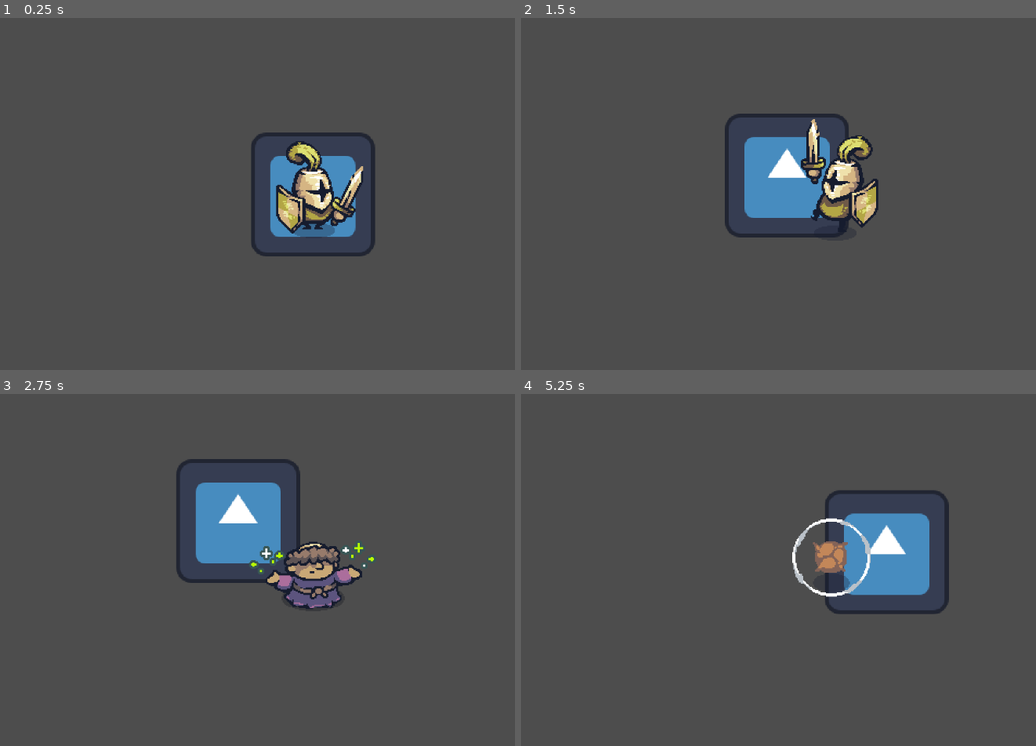
Above: before the commit, frames 1-4 (two rows, left to right).
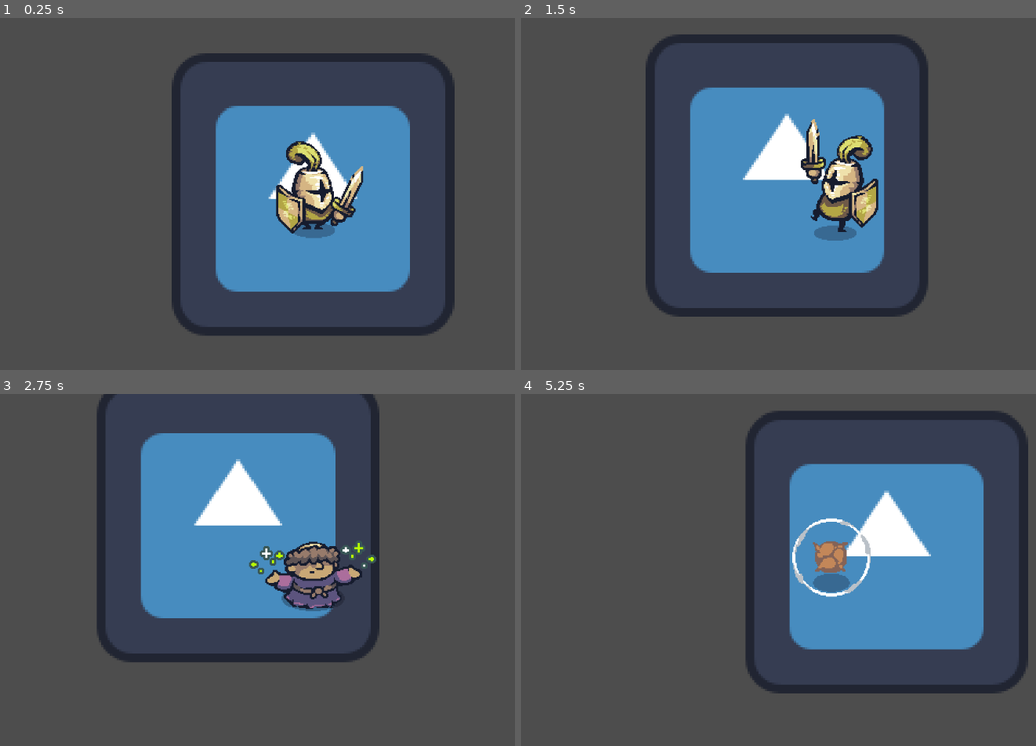
Above: after the commit, the same moments.

Repository: ccxavi/echoes
Game: Godot game, scene res://scenes/game.tscn
Two runs of this game, one before a commit and one after it. Both use one fixed random seed, a clock stepped at 60 frames per second and the inputs below. The engine's default icon, where the game draws it, is replaced by a stand-in: a white triangle on a blue panel in a dark square.
Inputs (mouse positions are in pixels of both pictures, inside the frame that each line leads up to):
- Up to frame 1 (0.25 s): no input
- Up to frame 2 (1.5 s): move the mouse to (974, 176) at 0.52 s; hold D (move_right) 0.53-1.28 s; click (974, 176) at 0.6 s; move the mouse to (706, 211) at 1.27 s; hold S (move_down) from 1.28 s (still down); click (706, 211) at 1.35 s
- Up to frame 3 (2.75 s): move the mouse to (375, 492) at 2.02 s; release S (move_down) at 2.03 s; hold D (move_right) from 2.03 s (still down); hold E (switch_next) from 2.03 s (still down); click (375, 492) at 2.3 s
- Up to frame 4 (5.25 s): move the mouse to (804, 640) at 2.77 s; release D (move_right) at 2.78 s; release E (switch_next) at 2.78 s; hold W (move_up) 2.78-3.53 s; tap Q (switch_prev) at 2.85 s; click (804, 640) at 3.05 s; move the mouse to (1020, 622) at 3.52 s; hold A (move_left) 3.53-5.03 s; click (1020, 622) at 3.6 s; move the mouse to (644, 517) at 4.27 s; click (644, 517) at 4.35 s; move the mouse to (866, 570) at 5.02 s; hold S (move_down) from 5.03 s (still down); hold E (switch_next) from 5.03 s (still down)

The runs differ from the first frame. In frame 1, 22% of the frame differs, in the area x 33-89%, y 10-91%; in frame 2, 20%; in frame 3, 19%; in frame 4, 22%, in the area x 43-99%, y 4-86%.

Commit message:
feat: lancer and monk unique movements

Diff:
--- a/scenes/characters/lancer.tscn
+++ b/scenes/characters/lancer.tscn
@@ -1,11 +1,14 @@
-[gd_scene load_steps=35 format=3 uid="uid://d0buro6mkrfpt"]
+[gd_scene load_steps=44 format=3 uid="uid://d0buro6mkrfpt"]
 
 [ext_resource type="PackedScene" uid="uid://dy3t6hvcil60e" path="res://scenes/character.tscn" id="1_caj3b"]
 [ext_resource type="Texture2D" uid="uid://du1f54fafiiet" path="res://assets/characters/Lancer/Lancer_Right_Attack.png" id="2_7gq8s"]
+[ext_resource type="Script" uid="uid://2tdbxx6vw3xe" path="res://scripts/lancer.gd" id="2_qvwsx"]
 [ext_resource type="Texture2D" uid="uid://beobrrqfwp141" path="res://assets/characters/Lancer/Lancer_Down_Attack.png" id="2_wnobn"]
 [ext_resource type="Texture2D" uid="uid://cvnbrhnniphwr" path="res://assets/characters/Lancer/Lancer_Idle.png" id="3_w5d4w"]
 [ext_resource type="Texture2D" uid="uid://cwej2vebc123p" path="res://assets/characters/Lancer/Lancer_Up_Attack.png" id="3_wnobn"]
+[ext_resource type="Texture2D" uid="uid://d3j0b0va40a3g" path="res://assets/characters/Lancer/Lancer_DownRight_Attack.png" id="4_qvwsx"]
 [ext_resource type="Texture2D" uid="uid://g888a8t7aakn" path="res://assets/characters/Lancer/Lancer_Run.png" id="4_wnobn"]
+[ext_resource type="Texture2D" uid="uid://bw6byk4fl3iko" path="res://assets/characters/Lancer/Lancer_UpRight_Attack.png" id="6_qvwsx"]
 
 [sub_resource type="AtlasTexture" id="AtlasTexture_hnu8o"]
 atlas = ExtResource("2_wnobn")
@@ -19,6 +22,18 @@
 atlas = ExtResource("2_wnobn")
 region = Rect2(640, 0, 320, 320)
 
+[sub_resource type="AtlasTexture" id="AtlasTexture_ks4wf"]
+atlas = ExtResource("4_qvwsx")
+region = Rect2(0, 0, 320, 320)
+
+[sub_resource type="AtlasTexture" id="AtlasTexture_0tjlw"]
+atlas = ExtResource("4_qvwsx")
+region = Rect2(320, 0, 320, 320)
+
+[sub_resource type="AtlasTexture" id="AtlasTexture_y1j1d"]
+atlas = ExtResource("4_qvwsx")
+region = Rect2(640, 0, 320, 320)
+
 [sub_resource type="AtlasTexture" id="AtlasTexture_fjp2l"]
 atlas = ExtResource("2_7gq8s")
 region = Rect2(0, 0, 320, 320)
@@ -43,6 +58,18 @@
 atlas = ExtResource("3_wnobn")
 region = Rect2(640, 0, 320, 320)
 
+[sub_resource type="AtlasTexture" id="AtlasTexture_tnu8u"]
+atlas = ExtResource("6_qvwsx")
+region = Rect2(0, 0, 320, 320)
+
+[sub_resource type="AtlasTexture" id="AtlasTexture_6tlyr"]
+atlas = ExtResource("6_qvwsx")
+region = Rect2(320, 0, 320, 320)
+
+[sub_resource type="AtlasTexture" id="AtlasTexture_4igri"]
+atlas = ExtResource("6_qvwsx")
+region = Rect2(640, 0, 320, 320)
+
 [sub_resource type="AtlasTexture" id="AtlasTexture_wmf4j"]
 atlas = ExtResource("3_w5d4w")
 region = Rect2(0, 0, 320, 320)
@@ -133,6 +160,20 @@
 }, {
 "frames": [{
 "duration": 1.0,
+"texture": SubResource("AtlasTexture_ks4wf")
+}, {
+"duration": 1.0,
+"texture": SubResource("AtlasTexture_0tjlw")
+}, {
+"duration": 1.0,
+"texture": SubResource("AtlasTexture_y1j1d")
+}],
+"loop": false,
+"name": &"attack_down_diag",
+"speed": 10.0
+}, {
+"frames": [{
+"duration": 1.0,
 "texture": SubResource("AtlasTexture_fjp2l")
 }, {
 "duration": 1.0,
@@ -157,6 +198,20 @@
 }],
 "loop": false,
 "name": &"attack_up",
+"speed": 10.0
+}, {
+"frames": [{
+"duration": 1.0,
+"texture": SubResource("AtlasTexture_tnu8u")
+}, {
+"duration": 1.0,
+"texture": SubResource("AtlasTexture_6tlyr")
+}, {
+"duration": 1.0,
+"texture": SubResource("AtlasTexture_4igri")
+}],
+"loop": false,
+"name": &"attack_up_diag",
 "speed": 10.0
 }, {
 "frames": [{
@@ -225,7 +280,8 @@
 }]
 
 [node name="character" instance=ExtResource("1_caj3b")]
+script = ExtResource("2_qvwsx")
 
 [node name="main_sprite" parent="." index="0"]
 sprite_frames = SubResource("SpriteFrames_p7tjj")
-animation = &"attack_down"
+animation = &"attack_down_diag"
--- a/scenes/characters/monk.tscn
+++ b/scenes/characters/monk.tscn
@@ -1,7 +1,8 @@
-[gd_scene load_steps=27 format=3 uid="uid://crptpm7brbr5u"]
+[gd_scene load_steps=28 format=3 uid="uid://crptpm7brbr5u"]
 
 [ext_resource type="PackedScene" uid="uid://dy3t6hvcil60e" path="res://scenes/character.tscn" id="1_hgnqc"]
 [ext_resource type="Texture2D" uid="uid://cu03itxtisfbs" path="res://assets/characters/Monk/Heal.png" id="2_8icvp"]
+[ext_resource type="Script" uid="uid://dmlxywq1bcje8" path="res://scripts/monk.gd" id="2_o4mlt"]
 [ext_resource type="Texture2D" uid="uid://bl6updmbqcsns" path="res://assets/characters/Monk/Idle.png" id="3_o4mlt"]
 [ext_resource type="Texture2D" uid="uid://bsv5kns731ng3" path="res://assets/characters/Monk/Run.png" id="4_vwfsv"]
 
@@ -126,83 +127,7 @@
 "texture": SubResource("AtlasTexture_3ewjo")
 }],
 "loop": false,
-"name": &"attack_down",
-"speed": 10.0
-}, {
-"frames": [{
-"duration": 1.0,
-"texture": SubResource("AtlasTexture_7kooe")
-}, {
-"duration": 1.0,
-"texture": SubResource("AtlasTexture_wcnp6")
-}, {
-"duration": 1.0,
-"texture": SubResource("AtlasTexture_3qxq0")
-}, {
-"duration": 1.0,
-"texture": SubResource("AtlasTexture_ewf1v")
-}, {
-"duration": 1.0,
-"texture": SubResource("AtlasTexture_f7h75")
-}, {
-"duration": 1.0,
-"texture": SubResource("AtlasTexture_v8cnc")
-}, {
-"duration": 1.0,
-"texture": SubResource("AtlasTexture_w75ef")
-}, {
-"duration": 1.0,
-"texture": SubResource("AtlasTexture_afl3x")
-}, {
-"duration": 1.0,
-"texture": SubResource("AtlasTexture_dcgok")
-}, {
-"duration": 1.0,
-"texture": SubResource("AtlasTexture_vno4y")
-}, {
-"duration": 1.0,
-"texture": SubResource("AtlasTexture_3ewjo")
-}],
-"loop": false,
-"name": &"attack_side",
-"speed": 10.0
-}, {
-"frames": [{
-"duration": 1.0,
-"texture": SubResource("AtlasTexture_7kooe")
-}, {
-"duration": 1.0,
-"texture": SubResource("AtlasTexture_wcnp6")
-}, {
-"duration": 1.0,
-"texture": SubResource("AtlasTexture_3qxq0")
-}, {
-"duration": 1.0,
-"texture": SubResource("AtlasTexture_ewf1v")
-}, {
-"duration": 1.0,
-"texture": SubResource("AtlasTexture_f7h75")
-}, {
-"duration": 1.0,
-"texture": SubResource("AtlasTexture_v8cnc")
-}, {
-"duration": 1.0,
-"texture": SubResource("AtlasTexture_w75ef")
-}, {
-"duration": 1.0,
-"texture": SubResource("AtlasTexture_afl3x")
-}, {
-"duration": 1.0,
-"texture": SubResource("AtlasTexture_dcgok")
-}, {
-"duration": 1.0,
-"texture": SubResource("AtlasTexture_vno4y")
-}, {
-"duration": 1.0,
-"texture": SubResource("AtlasTexture_3ewjo")
-}],
-"loop": false,
-"name": &"attack_up",
+"name": &"heal",
 "speed": 10.0
 }, {
 "frames": [{
@@ -247,7 +172,8 @@
 }]
 
 [node name="character" instance=ExtResource("1_hgnqc")]
+script = ExtResource("2_o4mlt")
 
 [node name="main_sprite" parent="." index="0"]
 sprite_frames = SubResource("SpriteFrames_bwx0r")
-animation = &"attack_down"
+animation = &"heal"
--- a/scenes/game.tscn
+++ b/scenes/game.tscn
@@ -114,5 +114,5 @@
 [node name="temp_test_floor" type="Area2D" parent="."]
 
 [node name="Sprite2D" type="Sprite2D" parent="temp_test_floor"]
-scale = Vector2(0.890625, 0.8906252)
+scale = Vector2(2.03125, 2.0312505)
 texture = ExtResource("2_yqjtg")
--- /dev/null
+++ b/scripts/lancer.gd
@@ -0,0 +1,44 @@
+extends Character
+
+func start_attack():
+	is_attacking = true
+	velocity = Vector2.ZERO
+
+	var mouse_pos = get_global_mouse_position()
+	var diff = mouse_pos - global_position
+
+	var angle = diff.angle()
+	var snapped_angle = snapped(angle, PI / 4.0)
+
+	# Convert radians to simple integer steps (-4 to 4)
+	# 0 = Right, 2 = Down, -2 = Up, 4/-4 = Left
+	var octant = int(round(snapped_angle / (PI / 4.0)))
+
+	match octant:
+		0: # Right (0 degrees)
+			play_anim("attack_side")
+			animated_sprite_2d.flip_h = false
+		1: # Down-Right (45 degrees)
+			play_anim("attack_down_diag")
+			animated_sprite_2d.flip_h = false
+		2: # Down (90 degrees)
+			play_anim("attack_down")
+			# flip_h doesn't matter for pure down, usually
+		3: # Down-Left (135 degrees)
+			play_anim("attack_down_diag")
+			animated_sprite_2d.flip_h = true # <--- FLIP!
+		4, -4: # Left (180/-180 degrees)
+			play_anim("attack_side")
+			animated_sprite_2d.flip_h = true # <--- FLIP!
+		-3: # Up-Left (-135 degrees)
+			play_anim("attack_up_diag")
+			animated_sprite_2d.flip_h = true # <--- FLIP!
+		-2: # Up (-90 degrees)
+			play_anim("attack_up")
+		-1: # Up-Right (-45 degrees)
+			play_anim("attack_up_diag")
+			animated_sprite_2d.flip_h = false
+
+func _on_animation_finished():
+	if animated_sprite_2d.animation in ["attack_side", "attack_up", "attack_down", "attack_up_diag", "attack_down_diag"]:
+		is_attacking = false
--- /dev/null
+++ b/scripts/monk.gd
@@ -0,0 +1,18 @@
+extends Character
+
+func start_attack():
+	is_attacking = true
+	velocity = Vector2.ZERO
+
+	var mouse_pos = get_global_mouse_position()
+
+	if mouse_pos.x < global_position.x:
+		animated_sprite_2d.flip_h = true
+	else:
+		animated_sprite_2d.flip_h = false
+
+	play_anim("heal")
+
+func _on_animation_finished():
+	if animated_sprite_2d.animation == "heal":
+		is_attacking = false
Not shown, added: scripts/lancer.gd.uid
Not shown, added: scripts/monk.gd.uid
